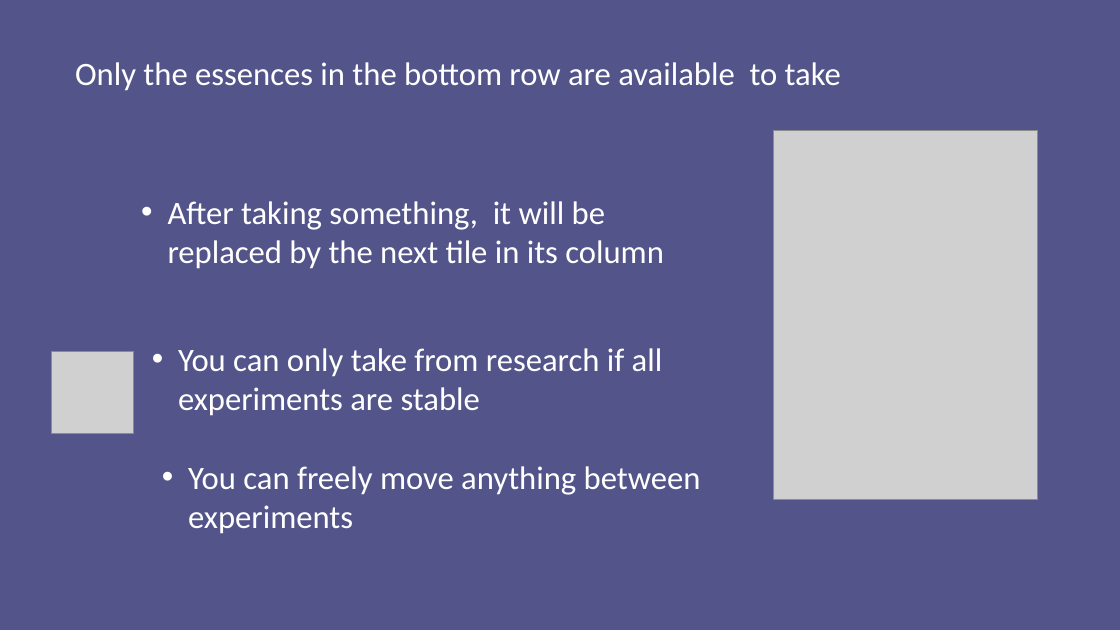
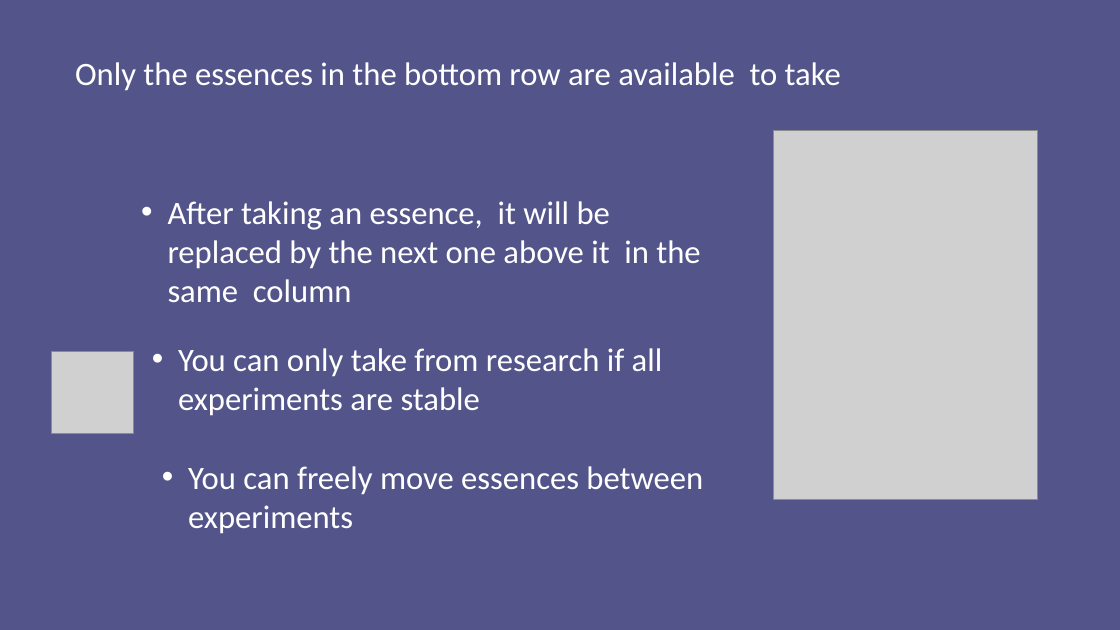
Before and after one commit to ninjacreeper47/Meriam-s-Trial, a slide deck: slide 2 of Assets/How to Play/Instructions.pptx. Drawn at 1120x630 pixels with LibreOffice and Linux fonts; fonts in the diff are those of the drawing; grey boxes stand for pictures. Boxes give left, top, right and bottom in pixels: in the first picture for what was removed or moved away, otherwise in the second. Text is boxed around its words. In the diff, an @@ line names an element or a change of style, - is before the commit and + after.

```diff
--- a/Assets/How to Play/Instructions.pptx
+++ b/Assets/How to Play/Instructions.pptx
@@ text at [168,201,700,302]: text changed @@
-• After taking something, it will be replaced by the next tile in its column
+• After taking an essence, it will be replaced by the next one above it in the same column
@@ text at [188,466,703,534]: text changed @@
-• You can freely move anything between experiments
+• You can freely move essences between experiments
```
Also in this commit, not shown: 4 other slides changed, 6 other files.
